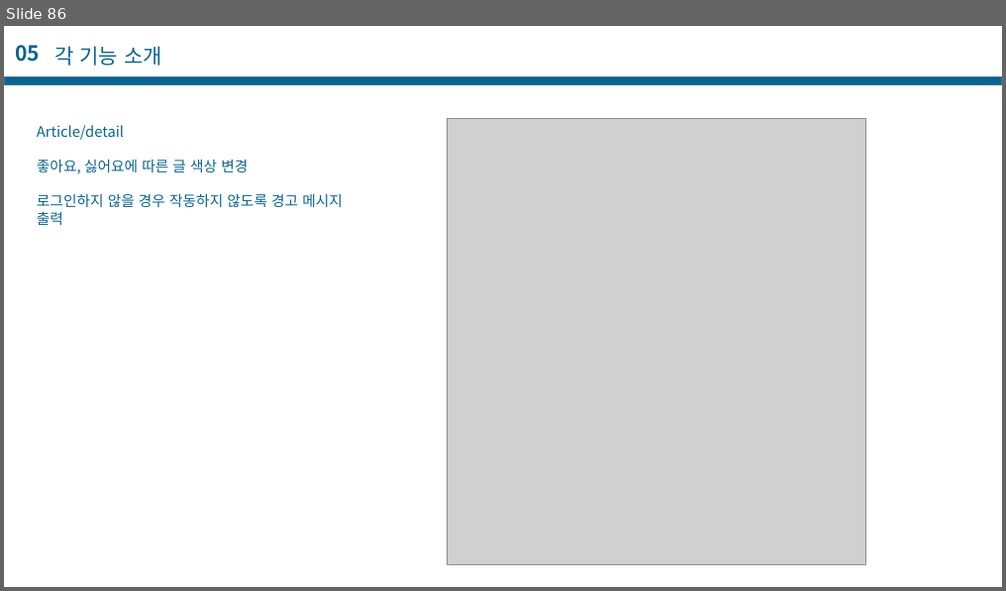
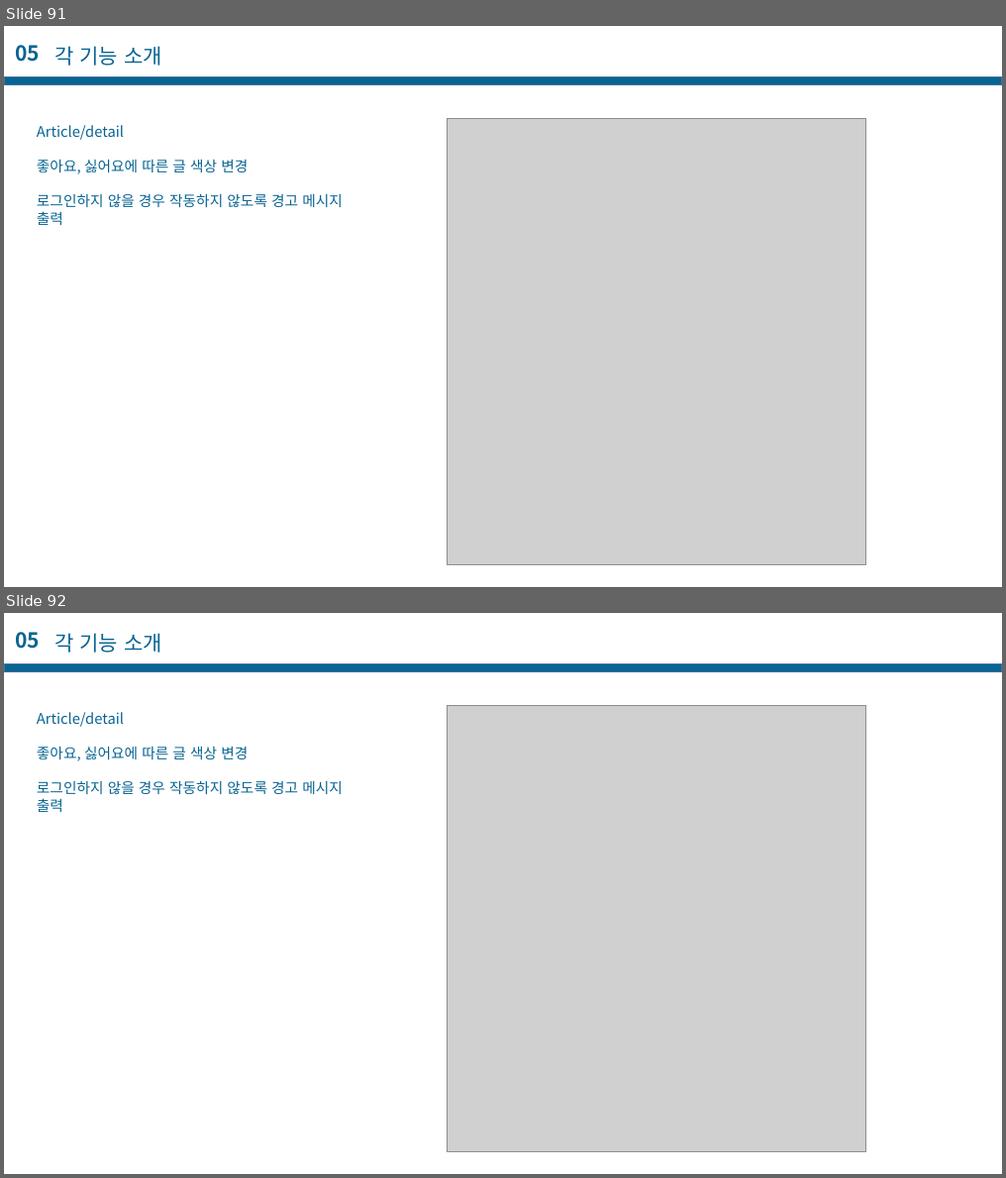
Before and after one commit to casatoo/EducationManager, a slide deck: 프로젝트 기술서.pptx. Shown one above the other, each under a label of ours: slide 86 before the commit, slides 91 and 92 after it. The pictures are 1006x591 and 1006x1178 pixels, drawn with LibreOffice and Linux fonts; fonts in the diff are those of the drawing; grey boxes stand for pictures. Boxes give left, top, right and bottom in pixels: in the first picture for what was removed or moved away, otherwise in the second. Text is boxed around its words. In the diff, an @@ line names an element or a change of style, - is before the commit and + after.

```diff
--- a/프로젝트 기술서.pptx
+++ b/프로젝트 기술서.pptx
@@ slide 92 added at [4,613,1002,1174], background #FFFFFF @@
@@ text added at [15,632,40,649], 20 pt, text #086492, bold @@
+05
@@ text added at [54,633,162,653], 20 pt, text #086492 @@
+각 기능 소개
@@ rectangle added at [4,663,1002,672], fill #086492, outline #43739E 1 pt @@
@@ text added at [37,712,343,812], 14 pt, text #086492 @@
+Article/detail
+좋아요, 싫어요에 따른 글 색상 변경
+로그인하지 않을 경우 작동하지 않도록 경고 메시지 출력
@@ picture added at [448,706,866,1152] @@
@@ what was slide 86 is now slide 91 @@
```
Also in this commit, not shown: 2 slides changed, 5 other slides added, 2 other files.
